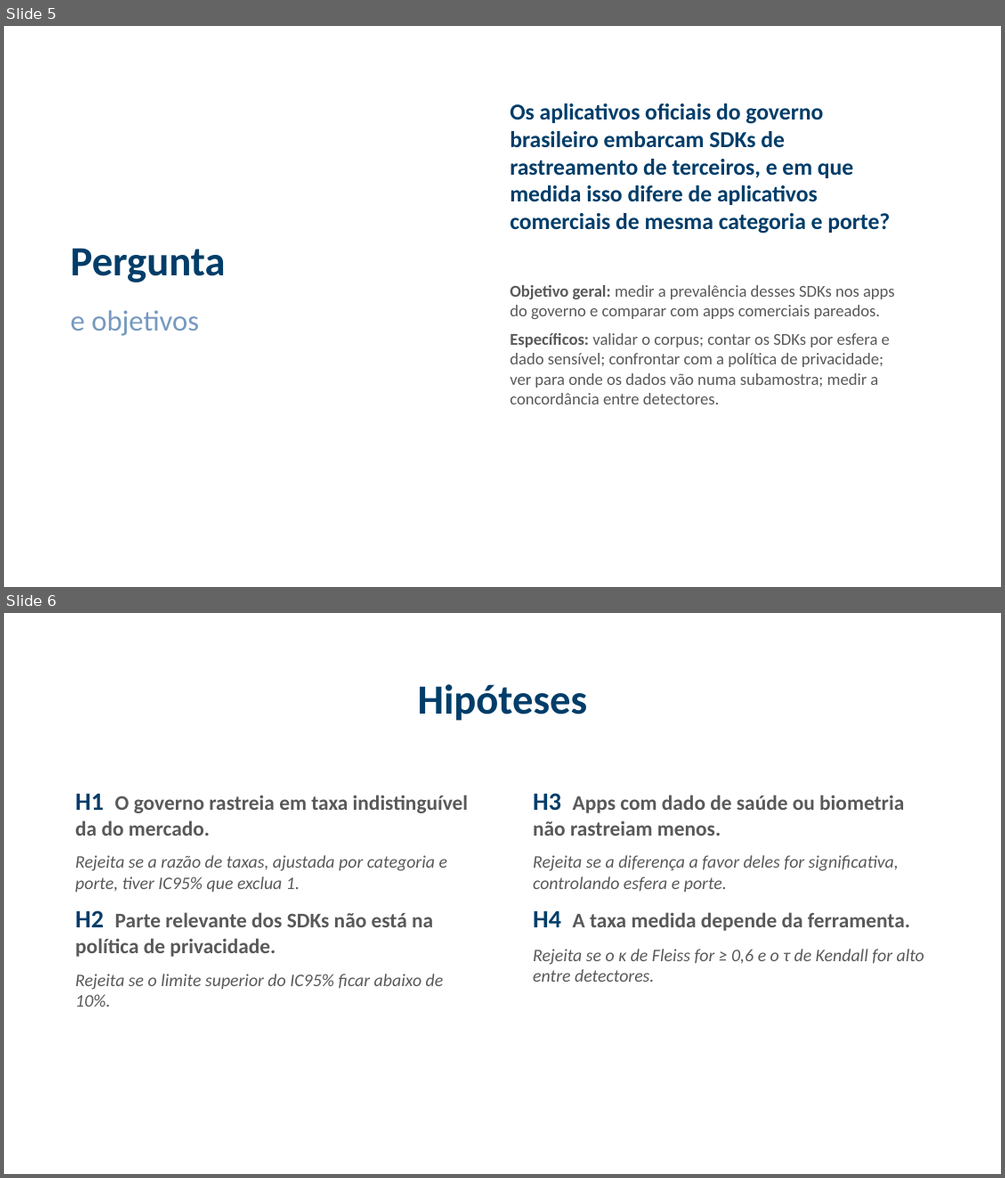
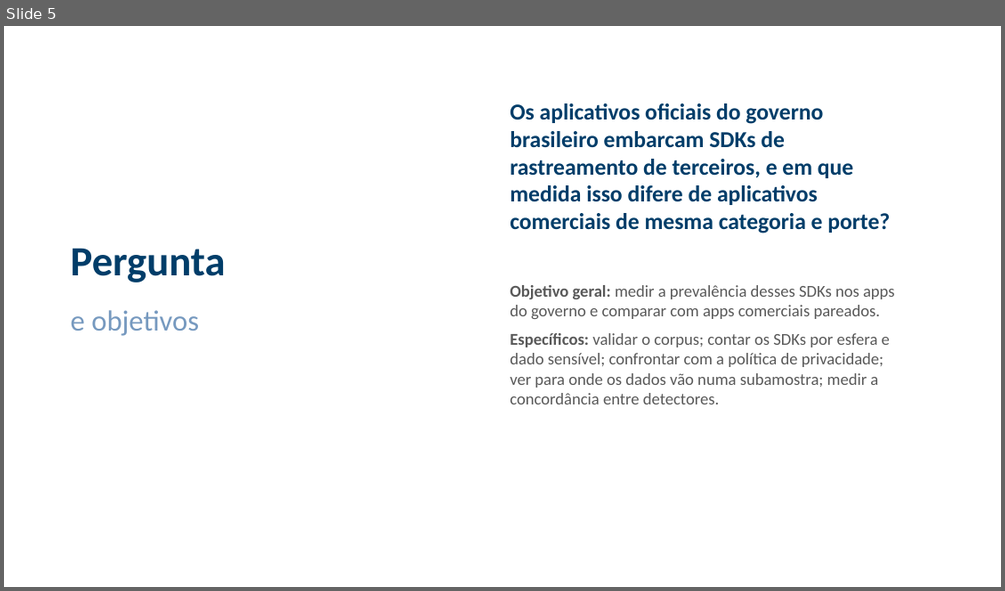
Before and after one commit to ClaudioAMF1/TCC, a slide deck: tcc/apresentacao/simulacao-defesa-rascunho.pptx. Shown one above the other, each under a label of ours: slides 5 and 6 before the commit, slide 5 after it. The pictures are 1005x1178 and 1005x591 pixels, drawn with LibreOffice and Linux fonts; fonts in the diff are those of the drawing; background and template pictures are left out. Boxes give left, top, right and bottom in pixels: in the first picture for what was removed or moved away, otherwise in the second. Text is boxed around its words. In the diff, an @@ line names an element or a change of style, - is before the commit and + after.

```diff
--- a/tcc/apresentacao/simulacao-defesa-rascunho.pptx
+++ b/tcc/apresentacao/simulacao-defesa-rascunho.pptx
@@ slide 6 removed at (4,613,1001,1174), background picture (left out) @@
@@ text removed at (418,684,588,721) @@
-Hipóteses
@@ text removed at (75,793,468,1006) @@
-H1 O governo rastreia em taxa indistinguível da do mercado.
-Rejeita se a razão de taxas, ajustada por categoria e porte, tiver IC95% que exclua 1.
-H2 Parte relevante dos SDKs não está na política de privacidade.
-Rejeita se o limite superior do IC95% ficar abaixo de 10%.
@@ text removed at (533,793,924,981) @@
-H3 Apps com dado de saúde ou biometria não rastreiam menos.
-Rejeita se a diferença a favor deles for significativa, controlando esfera e porte.
-H4 A taxa medida depende da ferramenta.
-Rejeita se o κ de Fleiss for ≥ 0,6 e o τ de Kendall for alto entre detectores.
```
Also in this commit, not shown: 10 slides changed, 3 slides added, 2 other slides removed, 15 other files.
